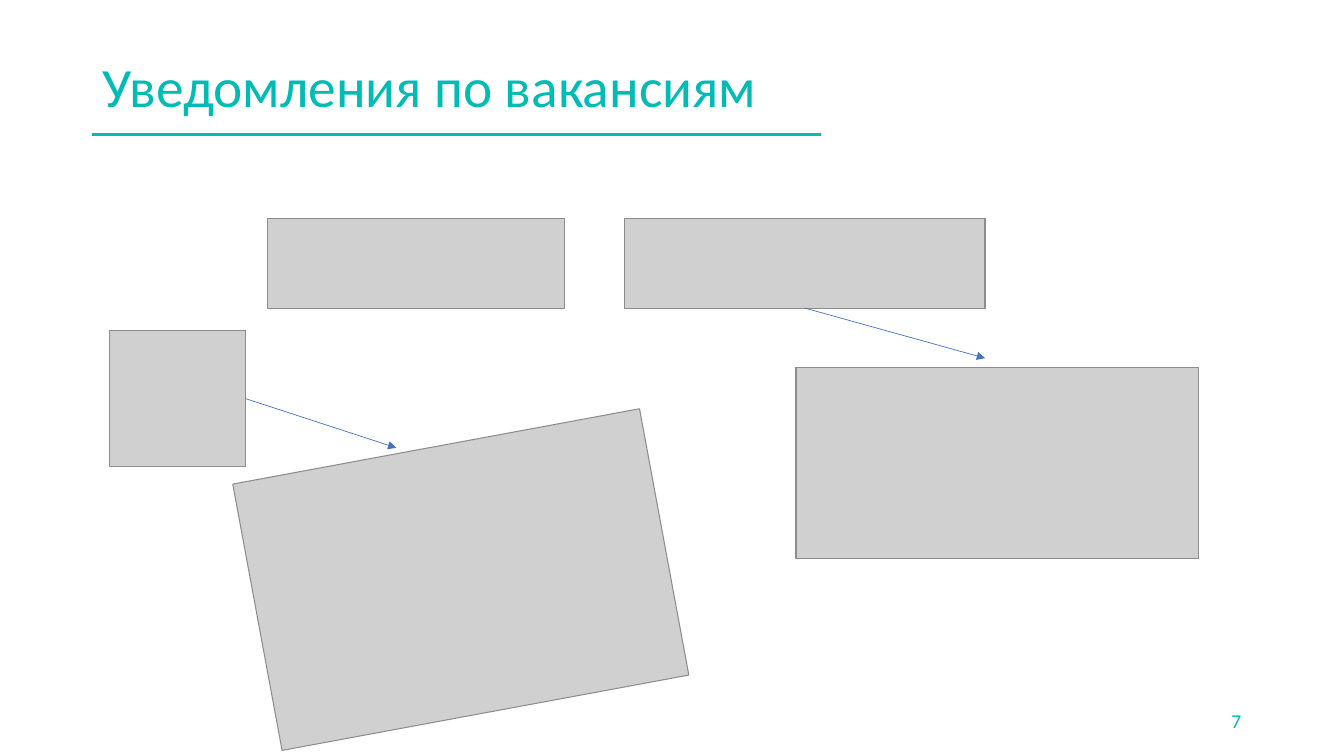
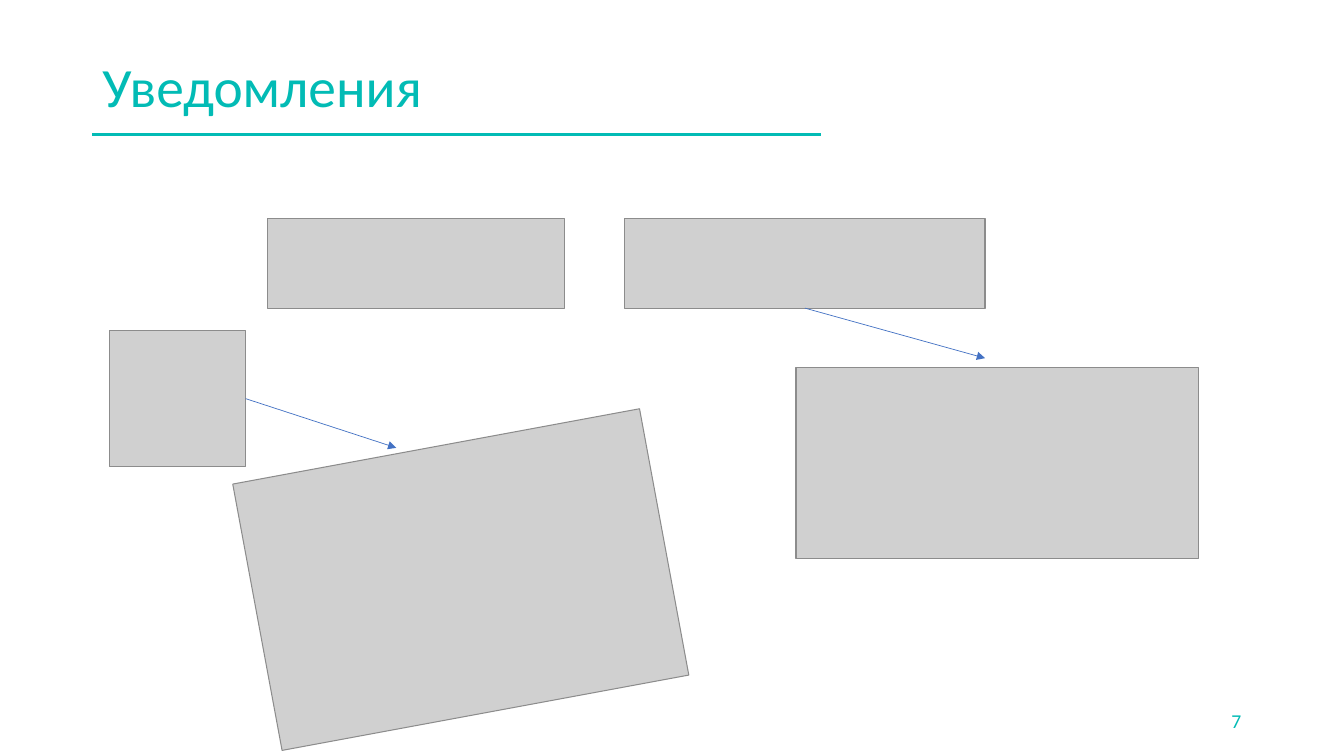
Before and after one commit to atomSkittlesTeam/atomicHunter, a slide deck: slide 7 of AtomicHunterProduct.pptx. Drawn at 1344x756 pixels with LibreOffice and Linux fonts; fonts in the diff are those of the drawing; grey boxes stand for pictures; background and template pictures are left out. Boxes give left, top, right and bottom in pixels: in the first picture for what was removed or moved away, otherwise in the second. Text is boxed around its words. In the diff, an @@ line names an element or a change of style, - is before the commit and + after.

```diff
--- a/AtomicHunterProduct.pptx
+++ b/AtomicHunterProduct.pptx
@@ title at <box>102,71,421,116</box>: text changed @@
-Уведомления по вакансиям
+Уведомления
```
Also in this commit, not shown: 5 other slides changed, 2 slides added, 1 slide removed.
